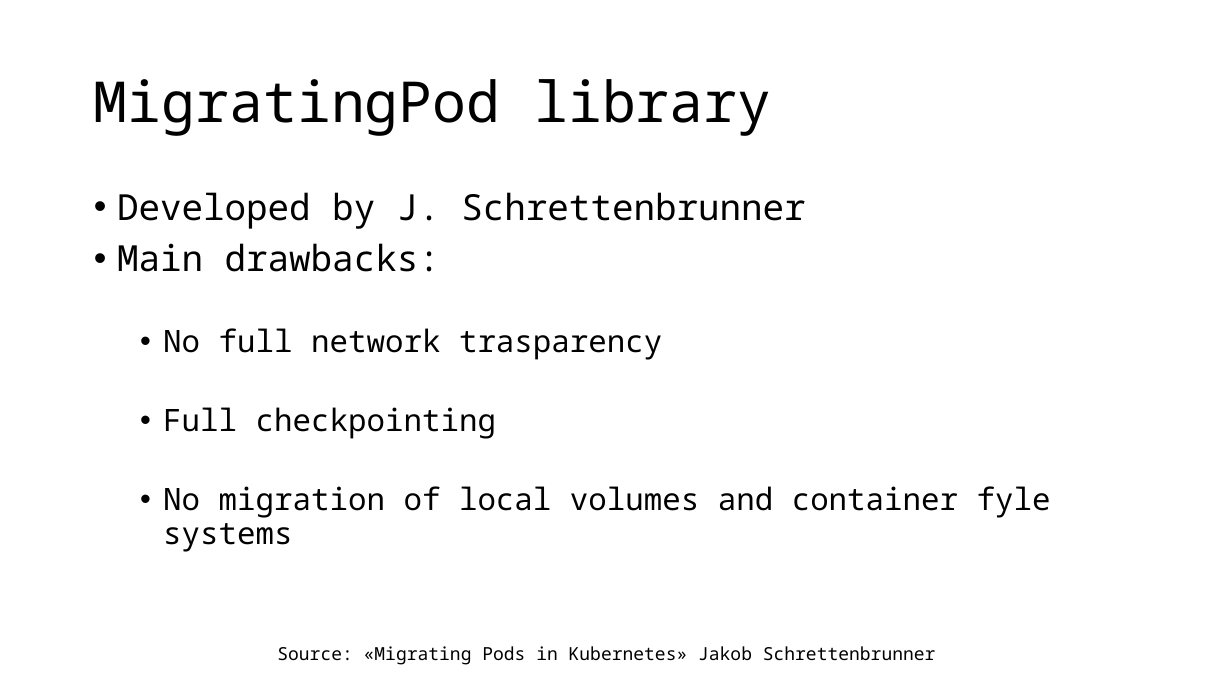
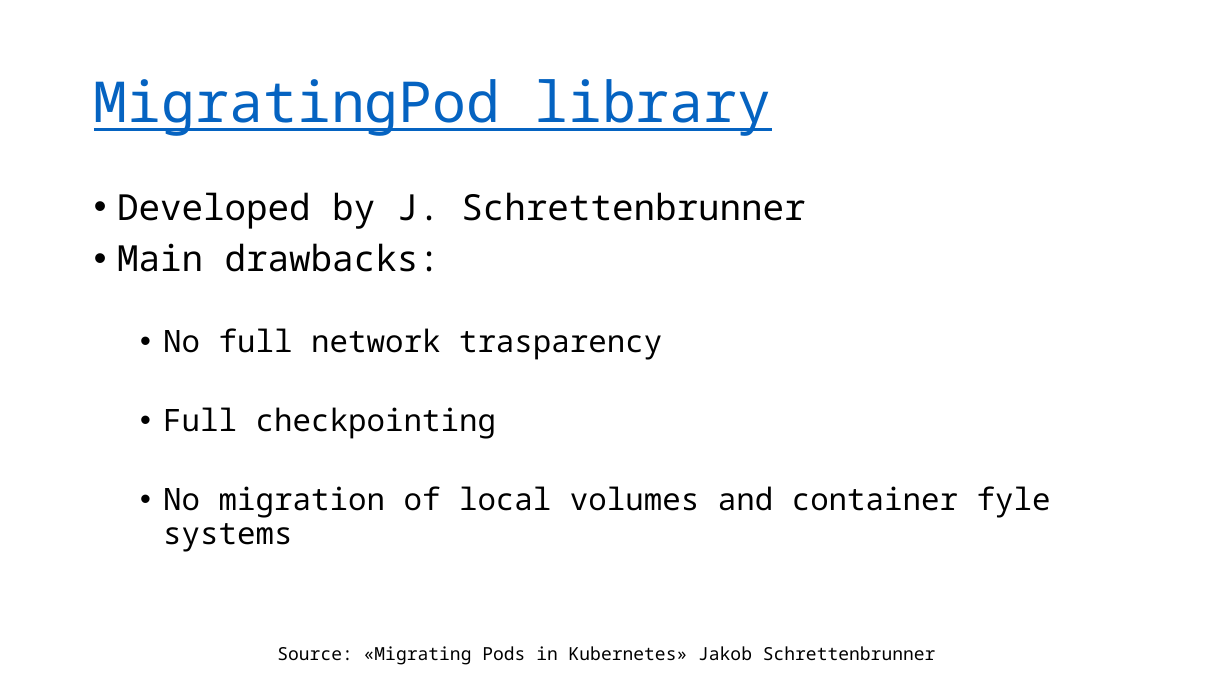
Before and after one commit to leonardopoggiani/Live-migration-Kubernetes-pods, a slide deck: slide 72 of presentazione_tesi.pptx (slide 45 before the commit). Drawn at 1232x693 pixels with LibreOffice and Linux fonts; fonts in the diff are those of the drawing. Boxes give left, top, right and bottom in pixels: in the first picture for what was removed or moved away, otherwise in the second. Text is boxed around its words. In the diff, an @@ line names an element or a change of style, - is before the commit and + after.

```diff
--- a/presentazione_tesi.pptx
+++ b/presentazione_tesi.pptx
@@ title "MigratingPod library" at box(94, 79, 771, 136): text colour #000000 to #0563C1, underline on @@
```
Also in this commit, not shown: 11 other slides changed, 37 slides added, 3 slides removed, 1 other file.
